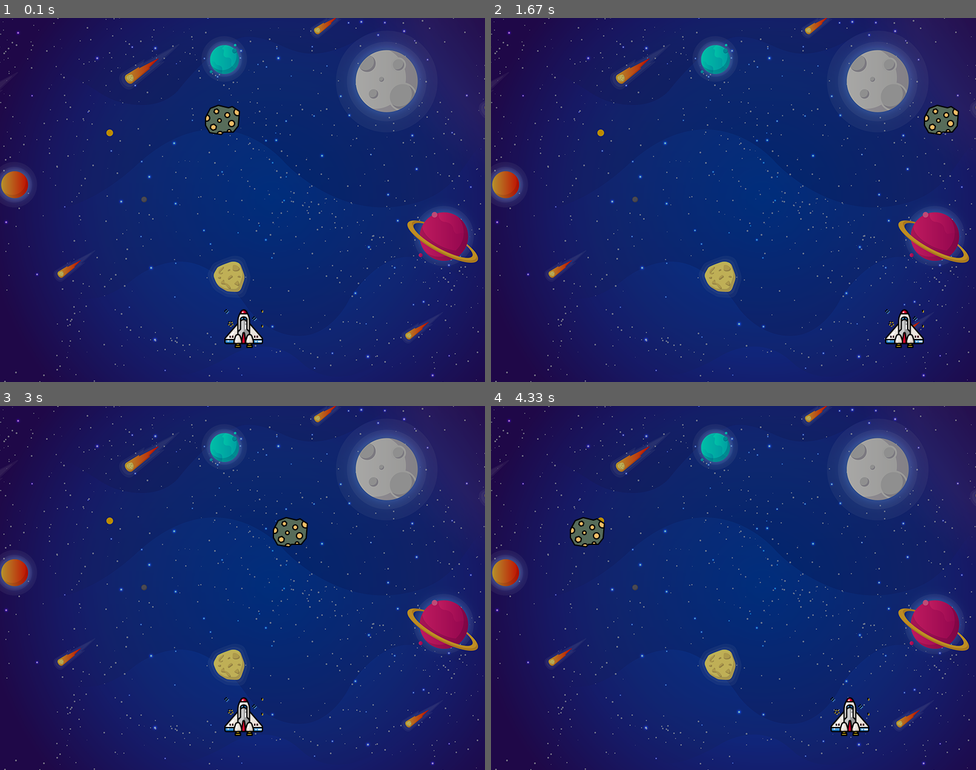
Above: before the commit, frames 1-4 (two rows, left to right).
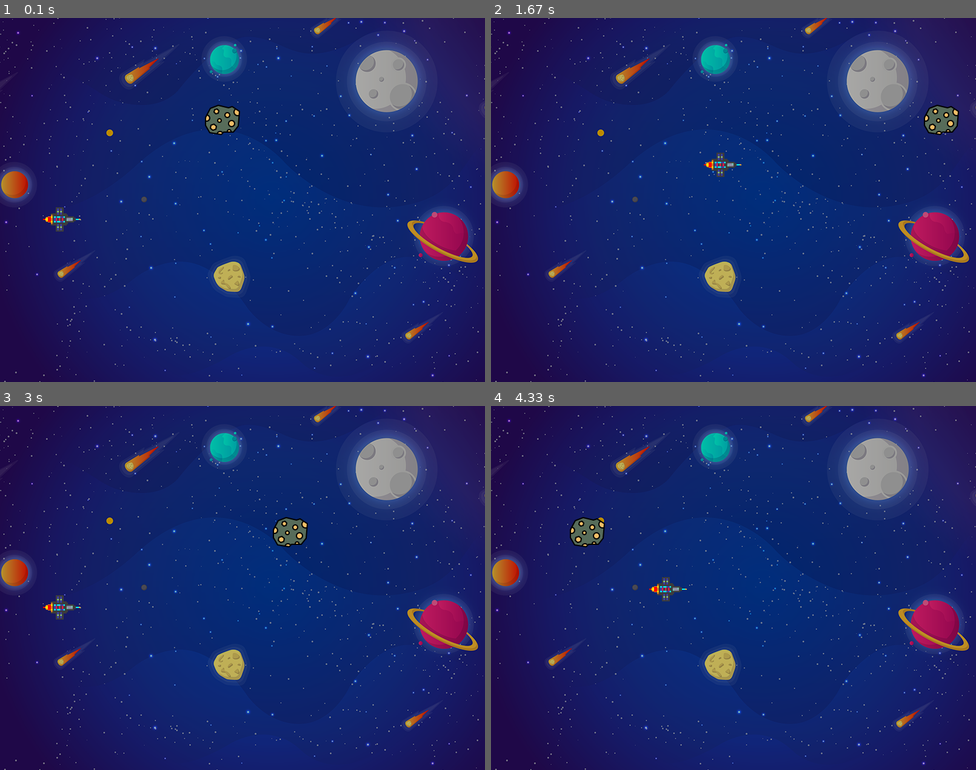
Above: after the commit, the same moments.

Repository: Sema-1054531/werkplaats-1-pygame
Game: pygame game, started from Gamewareit.py
Same seed, same stepped clock (60 frames per second), same inputs: the game is played once before the commit and once after it.
Inputs:
- Up to frame 1 (0.1 s): no input
- Up to frame 2 (1.67 s): hold Right 0.33-0.8 s; hold Up 0.83-1.13 s; hold Right 1.17-1.63 s
- Up to frame 3 (3 s): hold Left 1.67-2.2 s; hold Down 2.23-2.53 s; hold Left 2.57-2.97 s
- Up to frame 4 (4.33 s): hold Up 3-3.37 s; hold Right 3.4-4.03 s; hold Down from 4.07 s (still down)

The runs differ from the first frame. In frame 1, 0.7% of the frame differs, in the area x 8-55%, y 52-91%; in frame 2, 0.7%, in the area x 43-90%, y 37-91%; in frame 3, 0.7%; in frame 4, 0.7%.

Commit message:
images game ware it

Diff:
--- a/Gamewareit.py
+++ b/Gamewareit.py
@@ -16,11 +16,11 @@
 
 
 #Player
-playerImg = pygame.image.load('space.png')
-playerX = 370
-playerY = 480
+playerImg = pygame.image.load('newship.png')
+playerX = 70
+playerY = 300
 playerX_change = 0
-
+playerY_change = 0
 #Enemy
 enemyImg = pygame.image.load('rock.png')
 enemyX = random.randint(0,800)
@@ -44,9 +44,7 @@
     screen.blit(enemyImg, (x, y))
 
 def fire_bullet(x,y):
-    global bullet_state
-    bullet_state = "fire"
-    screen.blit(bulletImg, (x + 16, y + 10))
+    screen.blit(bulletImg,(x + 16, y + 10))
 
 #Game loop
 running = True
@@ -57,7 +55,7 @@
     # Background Image
     screen.blit (background,(0,0))
     playerX -= 0
-    print(playerX)
+    playerY -= 0
     for event in  pygame.event.get() :
         if event.type == pygame.QUIT:
             running = False
@@ -68,18 +66,30 @@
             playerX_change = -5
         if event.key == pygame.K_RIGHT:
             playerX_change = 5
+        if event.key == pygame.K_DOWN:
+                playerY_change = 5
+        if event.key == pygame.K_UP:
+                playerY_change = -5
+
         if event.key == pygame.K_SPACE:
+            print("bullshit")
             bulletX = playerX
-            fire_bullet(playerX, bulletY)
+            fire_bullet(bulletX, bulletY)
+            while bullet_state == "ready":
+                bullet_state == "fire"
 
     if event.type == pygame.KEYUP:
         if event.key == pygame.K_LEFT or event.key == pygame.K_RIGHT:
             playerX_change = 0
-
+        if event.key == pygame.K_UP or event.key == pygame.K_DOWN:
+            playerY_change = 0
 
     # 5 = 5 + -0.1 - 5 = 5 - 0.1
 
     playerX += playerX_change
+    playerY += playerY_change
+    bulletX += bulletX_change
+
     player(playerX, playerY)
     enemy(enemyX, enemyY)
     pygame.display.update()
@@ -89,6 +99,10 @@
         playerX = 0
     elif playerX >= 736:
         playerX = 736
+    if playerY <= 0:
+        playerY = 0
+    elif playerY >= 550:
+        playerY = 550
 #movement bounce enemy
     enemyX += enemyX_change
     if enemyX <= 0:
@@ -101,4 +115,4 @@
     #bullet movement
     if bullet_state == "fire":
         fire_bullet(playerX,bulletY)
-        bulletY -= bulletY_change
+        bulletX += bulletX_change
--- /dev/null
+++ b/Horizon.py
@@ -0,0 +1,21 @@
+import random
+
+import pygame
+
+pygame.init()
+
+# create screen
+screen = pygame.display.set_mode((800, 600))
+
+pygame.display.set_caption("Space Ware IT")
+icon = pygame.image.load('ufo.png')
+pygame.display.set_icon(icon)
+
+#Player
+playerImg = pygame.image.load('newship.png')
+playerX = 70
+playerY = 300
+playerX_change = 0
+
+
+#Game loop
Binary file changed: newship.png
